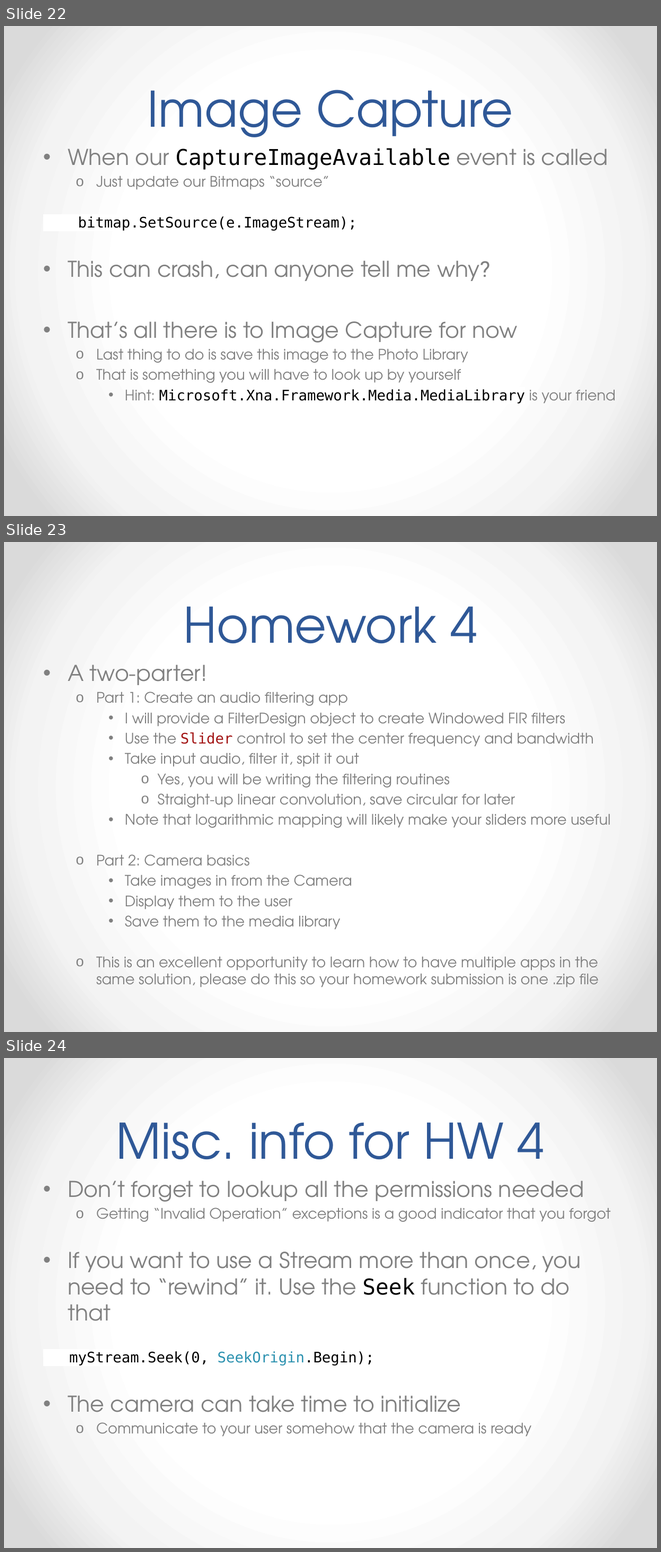
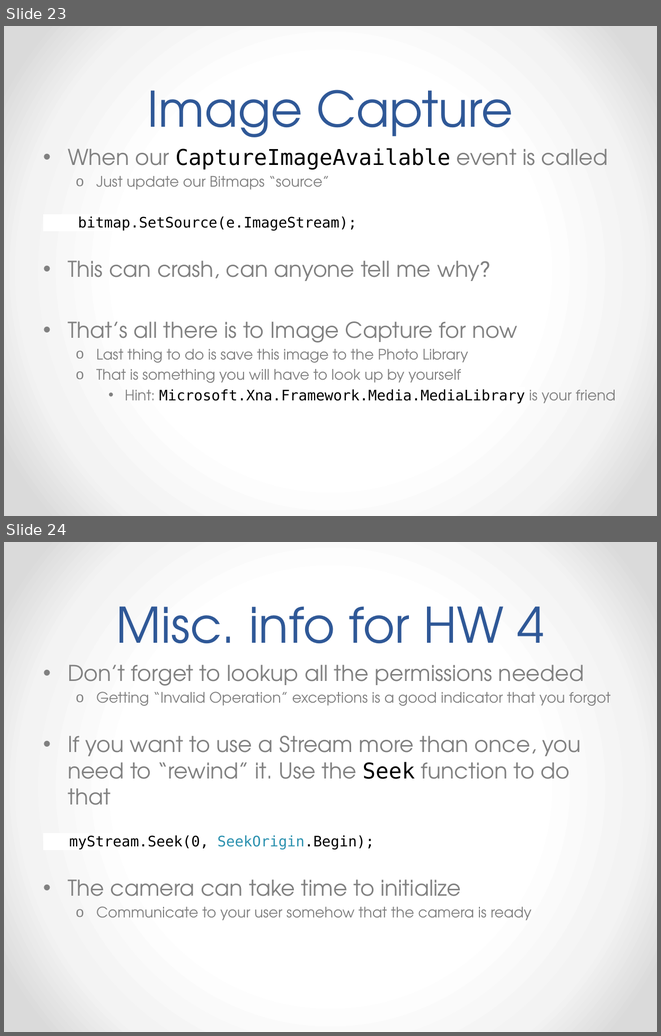
Before and after one commit to hutchgard/Materials, a slide deck: Week4/Slides/Week 4.pptx. Shown one above the other, each under a label of ours: slides 22, 23 and 24 before the commit, slides 23 and 24 after it. The pictures are 661x1552 and 661x1036 pixels, drawn with LibreOffice and Linux fonts; fonts in the diff are those of the drawing. Boxes give left, top, right and bottom in pixels: in the first picture for what was removed or moved away, otherwise in the second. Text is boxed around its words. In the diff, an @@ line names an element or a change of style, - is before the commit and + after.

```diff
--- a/Week4/Slides/Week 4.pptx
+++ b/Week4/Slides/Week 4.pptx
@@ slide 23 removed at (4,542,657,1032), background gradient #FFFFFF to #F4F4F4 to #DADADA @@
@@ title removed at (184,606,477,665) @@
-Homework 4
@@ text removed at (68,664,611,987) @@
-• A two-parter!
-  o Part 1: Create an audio filtering app
-    • I will provide a FilterDesign object to create Windowed FIR filters
-    • Use the Slider control to set the center frequency and bandwidth
-    • Take input audio, filter it, spit it out
-      o Yes, you will be writing the filtering routines
-      o Straight-up linear convolution, save circular for later
-    • Note that logarithmic mapping will likely make your sliders more useful
-  o Part 2: Camera basics
-    • Take images in from the Camera
-    • Display them to the user
-    • Save them to the media library
-  o This is an excellent opportunity to learn how to have multiple apps in the same solution, please do this so your homework submission is one .zip file
@@ what was slide 22 is now slide 23 @@
```
Also in this commit, not shown: 1 slide changed, 1 slide added, 2 other files.
